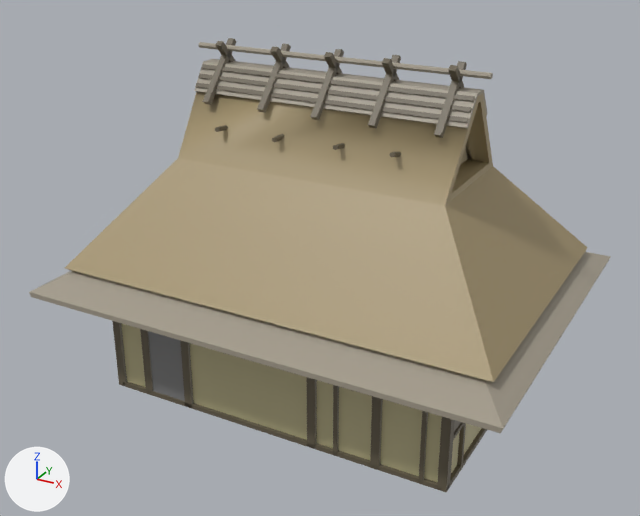
Two versions of the FBX model Mhmd/Fbx/Houses/Lakehouses/Lake_House_1.fbx, one commit apart.
Camera for both pictures: a 50 mm lens placed at (14.7, -27.8, 18.8), pointed at (-0.1, -0.8, 5.3). Arrows for +X, +Y and +Z are at lower left; the lights stay in place. Where no turn or scale is listed for an object, it has been applied to the vertices. Vertices at the same position are counted once.
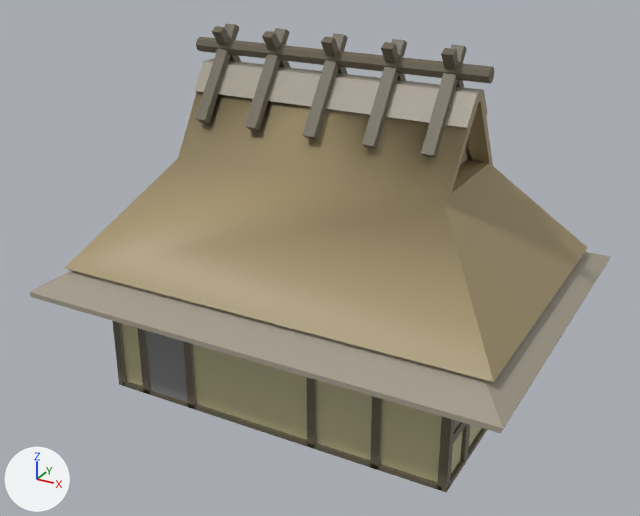
Commit message: lake house

Edits to the bpy script that builds the scene:
```text
Change me_mesh:
    used by ob_polysurface18; location = (0.0, 0.0, 0.0)
    remove me_mesh.from_pydata(...)  # 902 vertices, 791 faces; spans x -9.1..9.1, y -6.9..6.9, z 0.0..13.0
    add me_mesh.from_pydata(...)  # 514 vertices, 418 faces; spans x -9.1..9.1, y -6.9..6.9, z 0.0..13.5
    me_mesh part 1: the loose piece of 8 vertices spanning x -2.3..-2.1, y -0.5..1.5, z 10.8..13.0 is scaled about its middle by (1.6, 1.2, 1.55), then moved by (-0.2, 0.2, 0.0)
    me_mesh part 2: the loose piece of 8 vertices spanning x -2.3..-2.1, y -1.5..0.5, z 10.8..13.0 is scaled about its middle by (1.79, 1.2, 1.55), then moved by (-0.2, -0.2, 0.0)
    me_mesh part 3: the loose piece of 8 vertices spanning x 4.5..4.7, y -0.5..1.5, z 10.8..13.0 is scaled about its middle by (1.6, 1.2, 1.55), then moved by (-0.2, 0.2, 0.0)
    me_mesh part 4: the loose piece of 8 vertices spanning x 4.5..4.7, y -1.5..0.5, z 10.8..13.0 is scaled about its middle by (1.79, 1.2, 1.55), then moved by (-0.2, -0.2, 0.0)
    me_mesh part 5: the loose piece of 8 vertices spanning x 2.1..2.3, y -0.5..1.5, z 10.8..13.0 is scaled about its middle by (1.6, 1.2, 1.55), then moved by (0.1, 0.2, 0.0)
    me_mesh part 6: the loose piece of 8 vertices spanning x 2.1..2.3, y -1.5..0.5, z 10.8..13.0 is scaled about its middle by (1.79, 1.2, 1.55), then moved by (0.1, -0.2, 0.0)
    me_mesh part 7: the loose piece of 8 vertices spanning x -4.7..-4.5, y -0.5..1.5, z 10.8..13.0 is scaled about its middle by (1.6, 1.2, 1.55), then moved by (0.0, 0.2, 0.0)
    me_mesh part 8: the loose piece of 8 vertices spanning x -4.7..-4.5, y -1.5..0.5, z 10.8..13.0 is scaled about its middle by (1.79, 1.2, 1.55), then moved by (0.0, -0.2, 0.0)
    me_mesh part 9: a new loose piece, a box spanning x -5.52..-3.47, y -4.94..-4.39, z 0.0..3.44, in mat_door2 (grey #848484)
    me_mesh part 10: the loose piece of 8 vertices spanning x -3.7..-3.4, y -5.0..-4.7, z 0.0..4.8 is moved by (0.1, 0.0, 0.0)
    me_mesh part 11: the loose piece of 8 vertices spanning x -5.6..-5.3, y -5.0..-4.7, z 0.0..4.8 is moved by (-0.1, 0.0, 0.0)
    me_mesh part 12: the loose piece of 8 vertices spanning x -0.1..0.1, y -0.5..1.5, z 10.8..13.0 is scaled about its middle by (1.6, 1.2, 1.55), then moved by (0.0, 0.2, 0.0)
    me_mesh part 13: the loose piece of 8 vertices spanning x -0.1..0.1, y -1.5..0.5, z 10.8..13.0 is scaled about its middle by (1.79, 1.2, 1.55), then moved by (0.0, -0.2, 0.0)
    me_mesh part 14: the loose piece of 8 vertices spanning x 6.6..6.9, y -3.7..-3.5, z 0.0..5.3 is moved by (0.0, 0.4, 0.0)
    me_mesh part 15: a new loose piece, a box spanning x 6.6..6.93, y -4.76..4.76, z 1.72..2.07, in mat_darker (brown #69604e)
    me_mesh part 16: 42 loose pieces with 416 vertices, spanning x -7.2..7.3, y -5.4..5.4, z 0.0..11.8, are deleted
    me_mesh part 17: 36 vertices removed from x -5.8..5.8, y -2.4..2.4, z 8.9..12.8; 16 vertices added at x -5.8..5.8, y -0.3..0.3, z 12.5..13.0
```

Pixel boxes [x1, y1, x2, y2] of what changed, in the pictures (640 x 516 px; the box of a moved part takes in the faces that stretch with it):
'polySurface18', reshaped
    before: [29, 38, 611, 492]
    after: [29, 24, 611, 492]
part 1 of me_mesh, moved or reshaped
    before: [270, 47, 289, 68]
    after: [262, 31, 291, 68]
part 2 of me_mesh, moved or reshaped
    before: [257, 43, 291, 113]
    after: [245, 28, 290, 130]
part 3 of me_mesh, moved or reshaped
    before: [448, 65, 464, 89]
    after: [441, 48, 464, 87]
part 4 of me_mesh, moved or reshaped
    before: [434, 61, 467, 138]
    after: [421, 44, 467, 158]
part 5 of me_mesh, moved or reshaped
    before: [382, 58, 399, 81]
    after: [381, 42, 406, 81]
part 6 of me_mesh, moved or reshaped
    before: [368, 55, 401, 128]
    after: [362, 39, 407, 149]
part 7 of me_mesh, moved or reshaped
    before: [215, 41, 236, 62]
    after: [212, 26, 241, 62]
part 8 of me_mesh, moved or reshaped
    before: [202, 38, 237, 105]
    after: [195, 24, 240, 123]
part 9 of me_mesh, added
    after: [145, 330, 188, 402]
part 10 of me_mesh, moved or reshaped
    before: [180, 341, 194, 409]
    after: [183, 341, 197, 409]
part 11 of me_mesh, moved or reshaped
    before: [140, 329, 153, 396]
    after: [137, 328, 150, 395]
part 12 of me_mesh, moved or reshaped
    before: [324, 52, 343, 74]
    after: [321, 37, 348, 74]
part 13 of me_mesh, moved or reshaped
    before: [310, 49, 344, 120]
    after: [302, 33, 348, 139]
part 14 of me_mesh, moved or reshaped
    before: [457, 423, 466, 470]
    after: [460, 424, 470, 465]
part 15 of me_mesh, added
    after: [452, 422, 467, 445]
part 16 of me_mesh, deleted
    before: [148, 73, 471, 485]
part 17 of me_mesh, cut back
    before: [65, 42, 587, 382]
    after: [196, 37, 494, 84]
